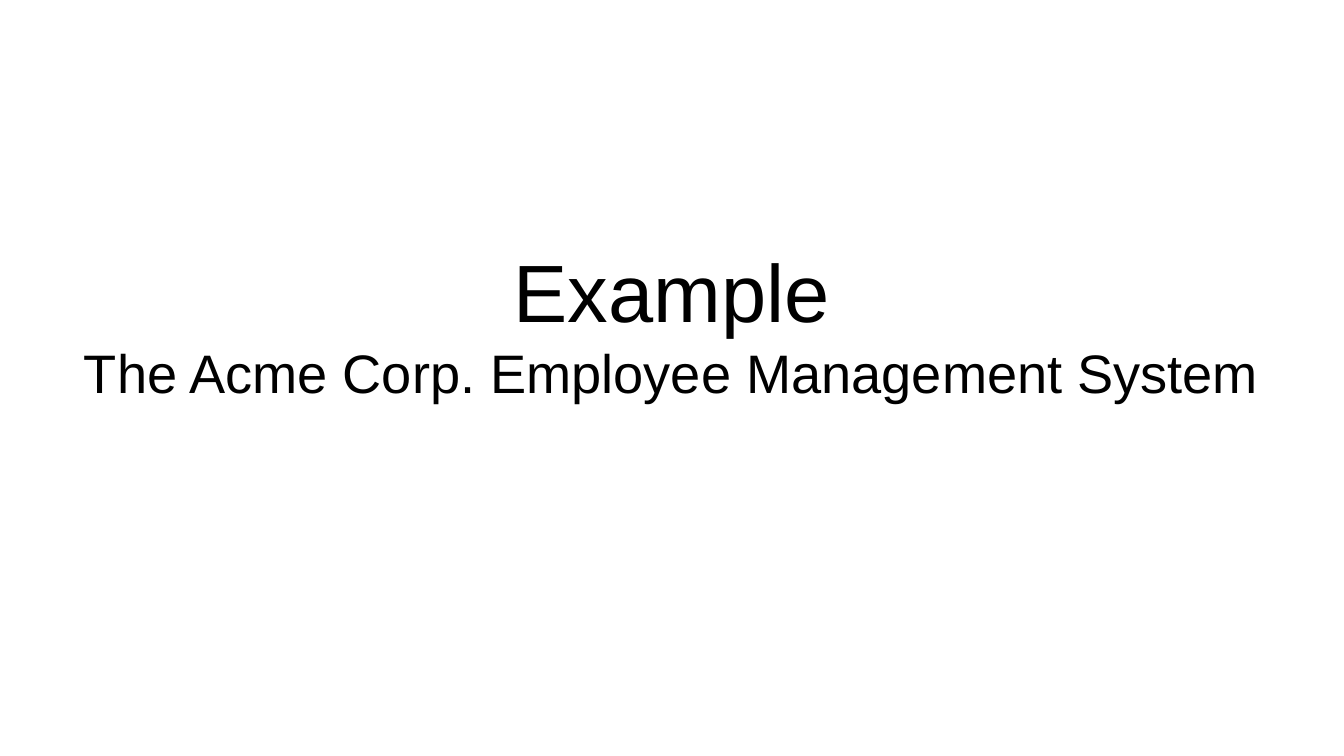
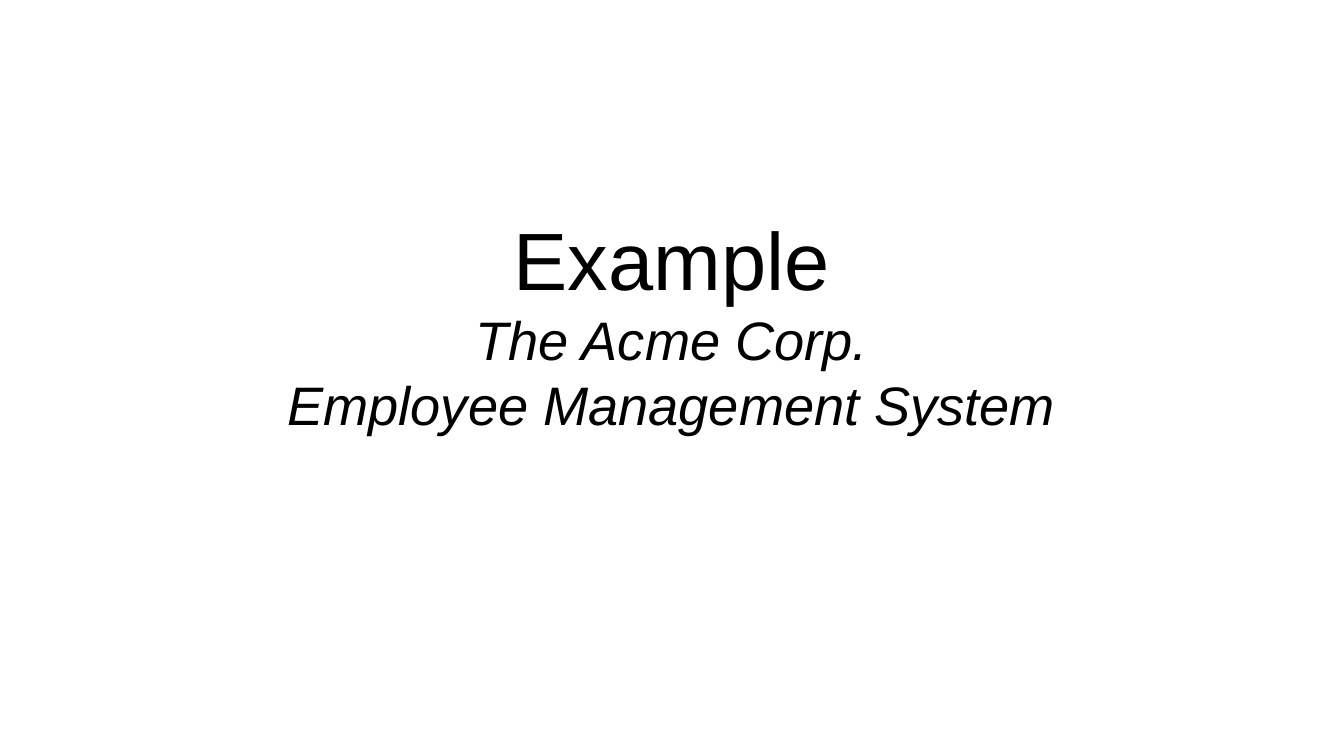
Before and after one commit to maxmeffert/SOLID, a slide deck: slide 5 of TheSofSOLID/TheSofSOLID.odp. Drawn at 1344x756 pixels with LibreOffice and Linux fonts; fonts in the diff are those of the drawing. Boxes give left, top, right and bottom in pixels: in the first picture for what was removed or moved away, otherwise in the second. Text is boxed around its words. In the diff, an @@ line names an element or a change of style, - is before the commit and + after.

```diff
--- a/TheSofSOLID/TheSofSOLID.odp
+++ b/TheSofSOLID/TheSofSOLID.odp
@@ subtitle at [287,320,1056,435]: text changed; italic on @@
-The Acme Corp. Employee Management System
+The Acme Corp.
+Employee Management System
```
Also in this commit, not shown: 3 other slides changed, 8 slides added, 7 slides removed, 1 other file.
